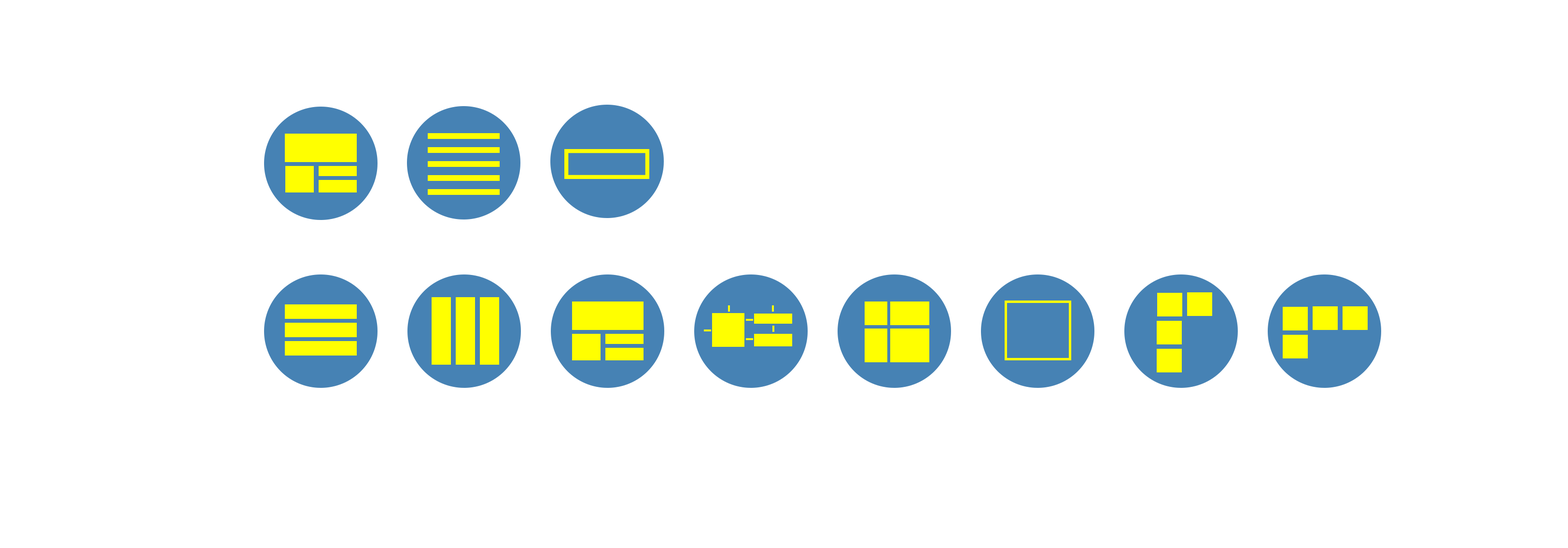
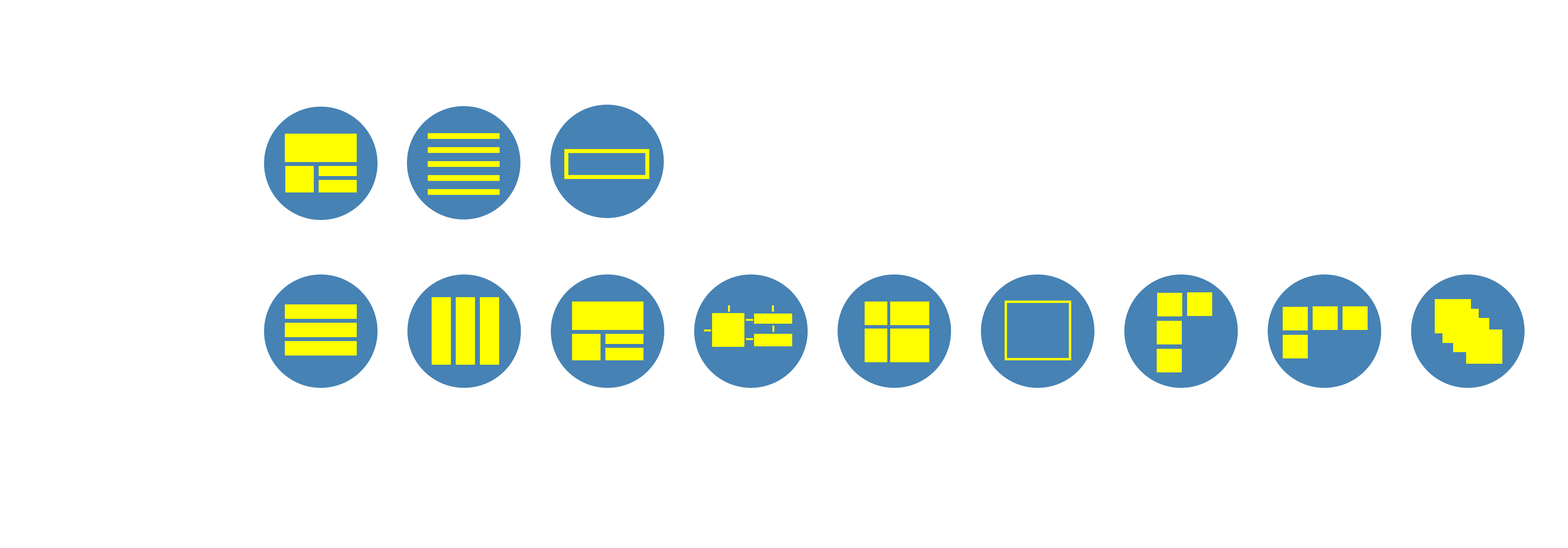
The second w=1568, h=548 image is a revision of the first. Changes to its layers:
added group "LayoutAbsolute" with 5 layers above "LayoutWrapGridHorizontal" over box(1411, 274, 1525, 389)
added layer "Rectangle 4" (6th of 7, in "LayoutAbsolute") in group "LayoutAbsolute" over box(1466, 329, 1503, 364)
added layer "Rectangle 3" (9th of 10, in "LayoutAbsolute") in group "LayoutAbsolute" over box(1453, 318, 1490, 353)
added layer "Rectangle 2" (9th of 10, in "LayoutAbsolute") in group "LayoutAbsolute" over box(1442, 308, 1479, 344)
added layer "Rectangle 1" (9th of 10, in "LayoutAbsolute") in group "LayoutAbsolute" over box(1434, 299, 1471, 334)
added layer "Circle" (11th of 12, in "LayoutAbsolute") in group "LayoutAbsolute" over box(1411, 274, 1525, 389)
